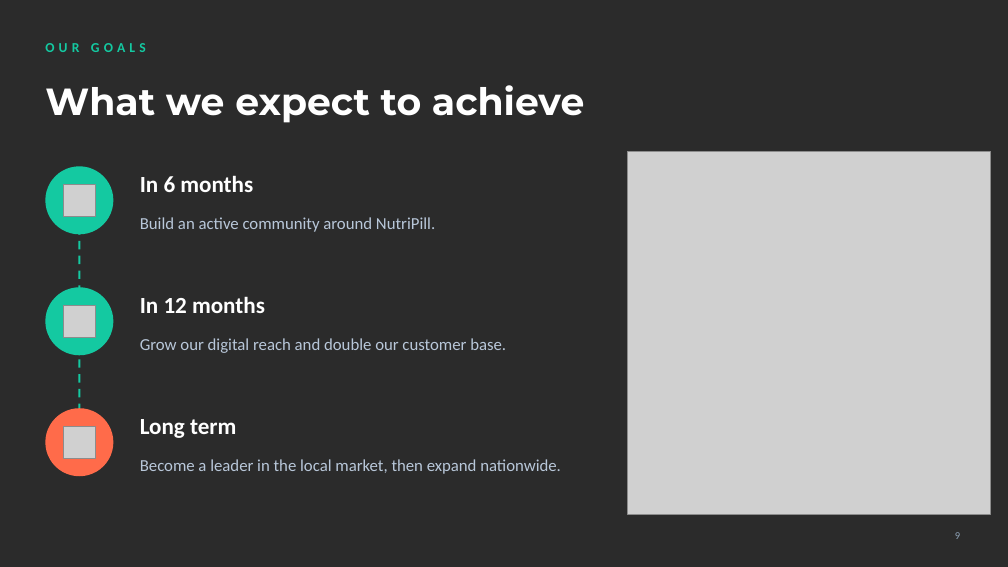
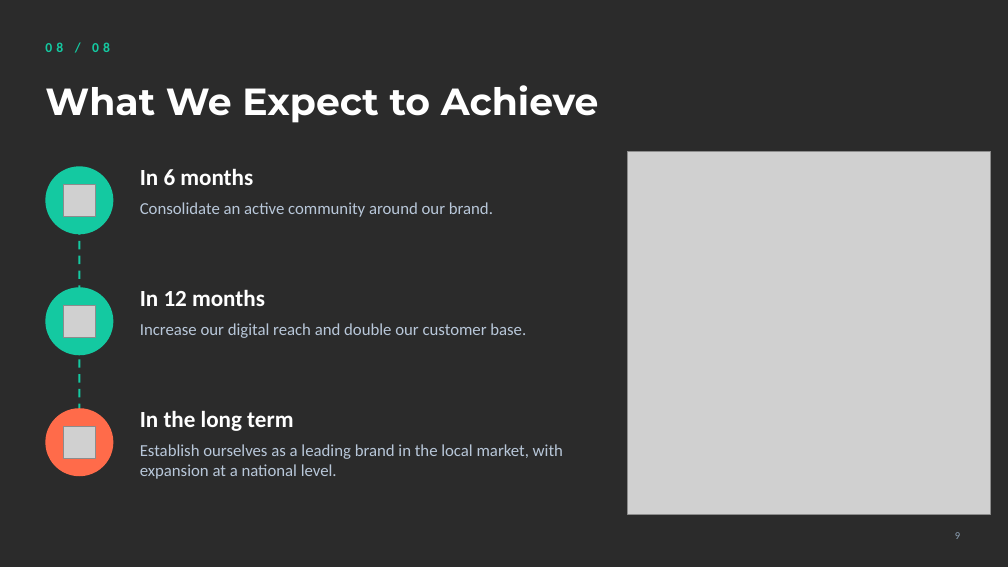
Before and after one commit to Johnporkthethird/english-presentaiton-, a slide deck: slide 9 of NutriPill.pptx. Drawn at 1008x567 pixels with LibreOffice and Linux fonts; fonts in the diff are those of the drawing; grey boxes stand for pictures; background and template pictures are left out; a plain dark background stands for a picture behind light text. Boxes give left, top, right and bottom in pixels: in the first picture for what was removed or moved away, otherwise in the second. Text is boxed around its words. In the diff, an @@ line names an element or a change of style, - is before the commit and + after.

```diff
--- a/NutriPill.pptx
+++ b/NutriPill.pptx
@@ text at [45, 42, 110, 52]: text changed @@
-OUR GOALS
+08 / 08
@@ title at [45, 85, 599, 123]: text changed @@
-What we expect to achieve
+What We Expect to Achieve
@@ text at [140, 202, 493, 217]: text changed @@
-Build an active community around NutriPill.
+Consolidate an active community around our brand.
@@ text at [140, 323, 526, 338]: text changed @@
-Grow our digital reach and double our customer base.
+Increase our digital reach and double our customer base.
@@ text at [140, 410, 293, 431]: text changed @@
-Long term
+In the long term
@@ vertical alignment middle to top in 6 elements at [140, 289, 265, 306], [140, 168, 253, 185], [140, 323, 526, 338], [140, 410, 293, 431], [140, 202, 493, 217], [140, 444, 563, 479] @@
@@ text at [140, 444, 563, 479]: text changed @@
-Become a leader in the local market, then expand nationwide.
+Establish ourselves as a leading brand in the local market, with expansion at a national level.
```
Also in this commit, not shown: 8 other slides changed, 1 slide removed, 3 other files.
